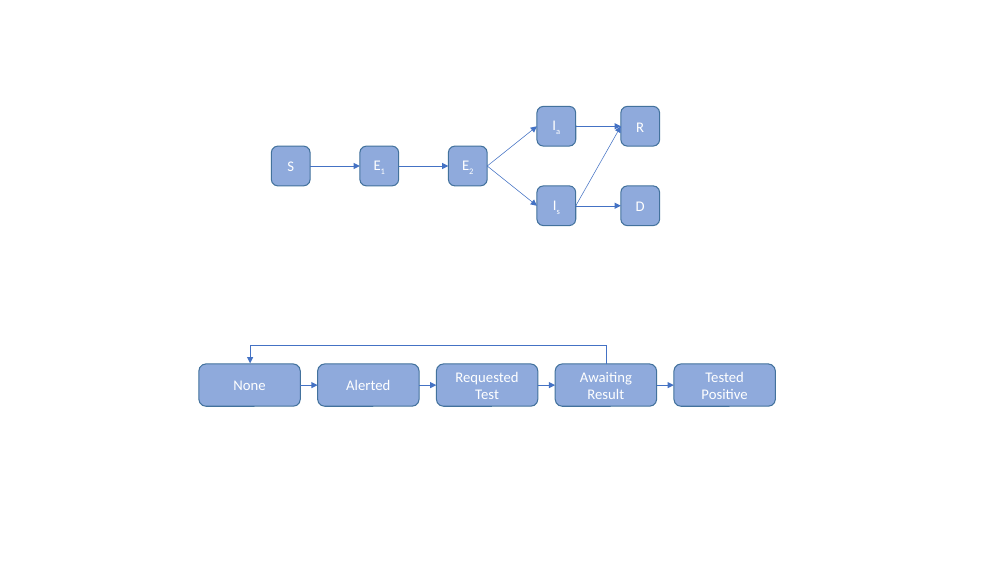
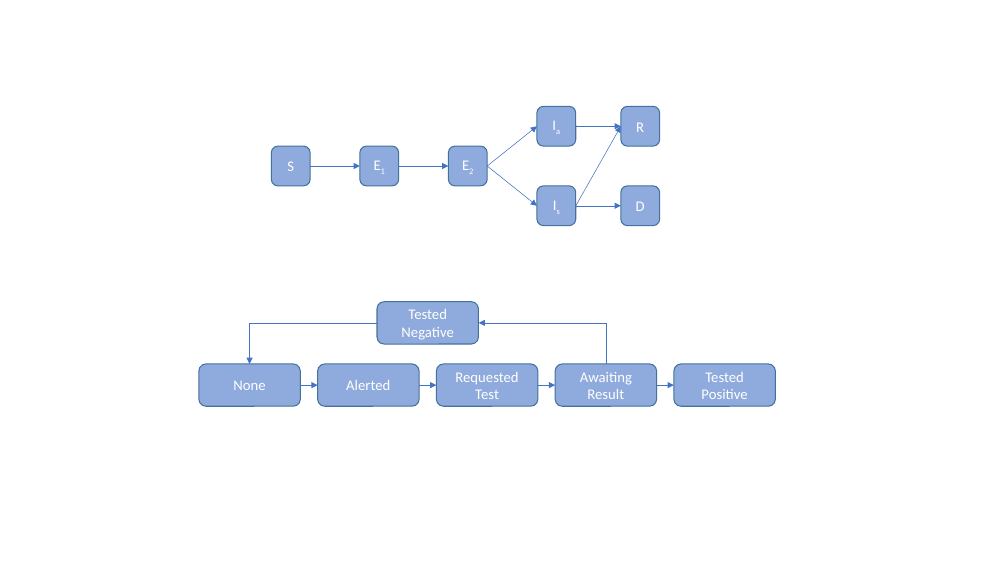
Before and after one commit to ScottishCovidResponse/Contact-Tracing-Model, a slide deck: slide 2 of docs/Diagrams.pptx. Drawn at 1008x567 pixels with LibreOffice and Linux fonts; fonts in the diff are those of the drawing. Boxes give left, top, right and bottom in pixels: in the first picture for what was removed or moved away, otherwise in the second. Text is boxed around its words. In the diff, an @@ line names an element or a change of style, - is before the commit and + after.

```diff
--- a/docs/Diagrams.pptx
+++ b/docs/Diagrams.pptx
@@ elbow arrow added from (377, 323) to (250, 364), #4472C4 0.5 pt @@
@@ rounded rectangle added at [377,302,479,344], fill #8FAADC, outline #43739E 1 pt, 14 pt, text #FFFFFF @@
+Tested Negative
@@ elbow arrow moved from (606, 364) - (250, 364) to (606, 364) - (479, 323) @@
```
Also in this commit, not shown: 7 slides added, 10 other files.
